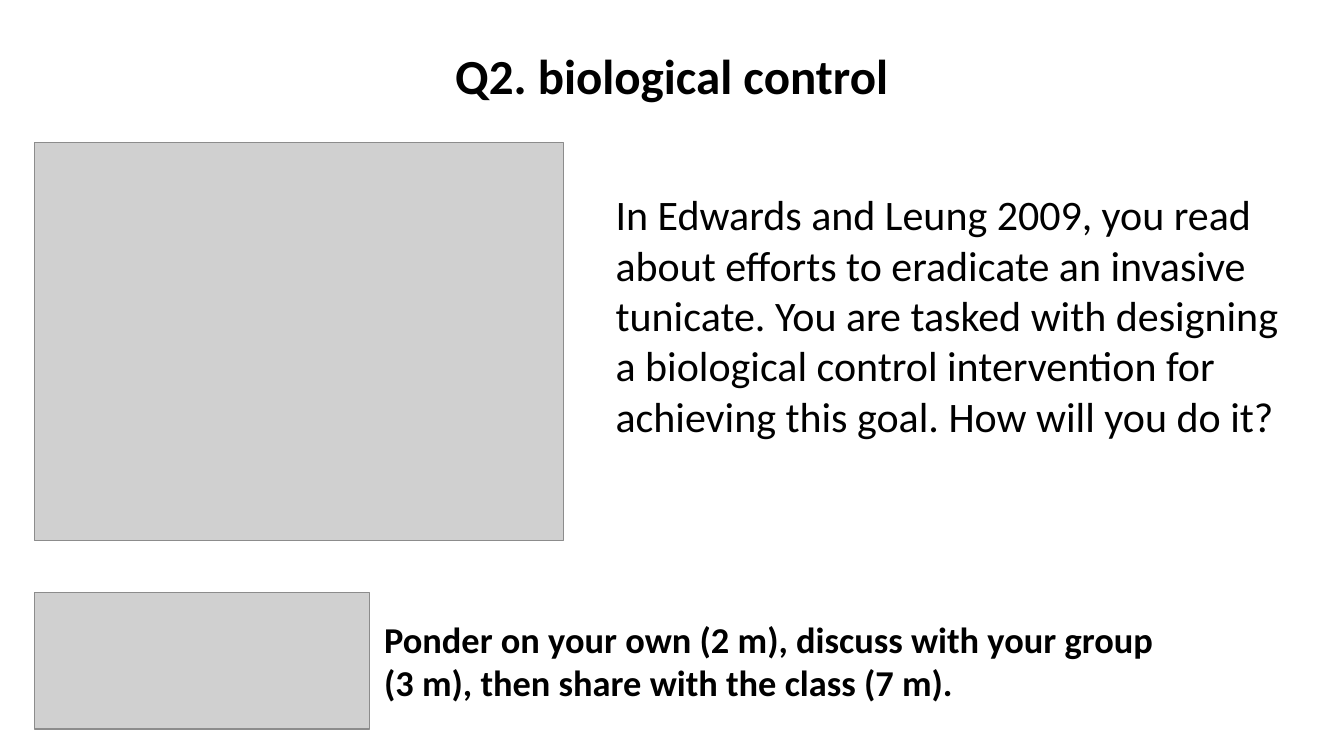
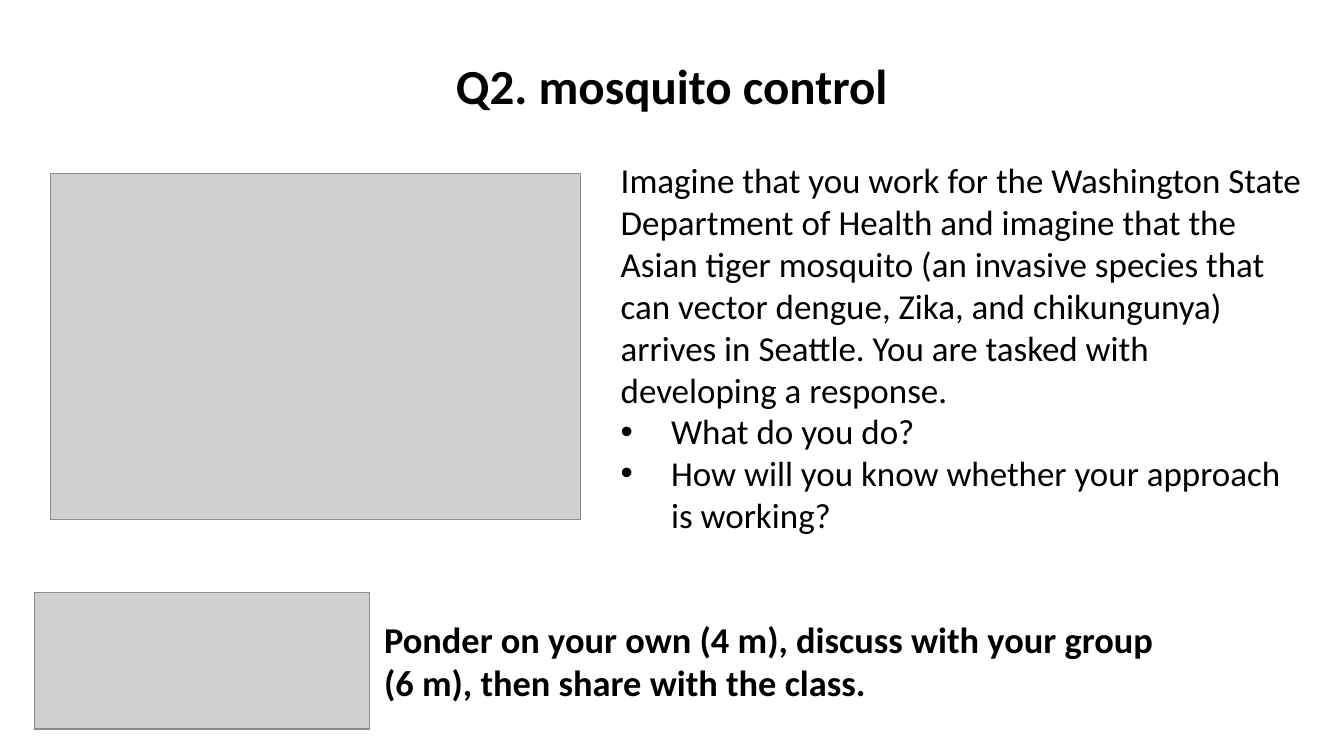
Before and after one commit to wood-lab/fish_406, a slide deck: slide 5 of docs/lectures/in-class_activities/class_18.pptx. Drawn at 1344x756 pixels with LibreOffice and Linux fonts; fonts in the diff are those of the drawing; grey boxes stand for pictures. Boxes give left, top, right and bottom in pixels: in the first picture for what was removed or moved away, otherwise in the second. Text is boxed around its words. In the diff, an @@ line names an element or a change of style, - is before the commit and + after.

Commit message:
upadating ppt and agenda for class_18

```diff
--- a/docs/lectures/in-class_activities/class_18.pptx
+++ b/docs/lectures/in-class_activities/class_18.pptx
@@ text at [456, 69, 888, 112]: text changed @@
-Q2. biological control
+Q2. mosquito control
@@ picture: place and size @@
-picture at [34, 142, 564, 540]
+picture at [50, 173, 581, 519]
@@ text at [621, 168, 1300, 534]: text changed; size 30 to 25 pt @@
-In Edwards and Leung 2009, you read about efforts to eradicate an invasive tunicate. You are tasked with designing a biological control intervention for achieving this goal. How will you do it?
+Imagine that you work for the Washington State Department of Health and imagine that the Asian tiger mosquito (an invasive species that can vector dengue, Zika, and chikungunya) arrives in Seattle. You are tasked with developing a response.
+• What do you do?
+• How will you know whether your approach is working?
@@ text at [384, 626, 1153, 702]: text changed @@
-Ponder on your own (2 m), discuss with your group
-(3 m), then share with the class (7 m).
+Ponder on your own (4 m), discuss with your group
+(6 m), then share with the class.
```
Also in this commit, not shown: 4 other slides changed, 2 slides added, 2 slides removed, 13 other files.
